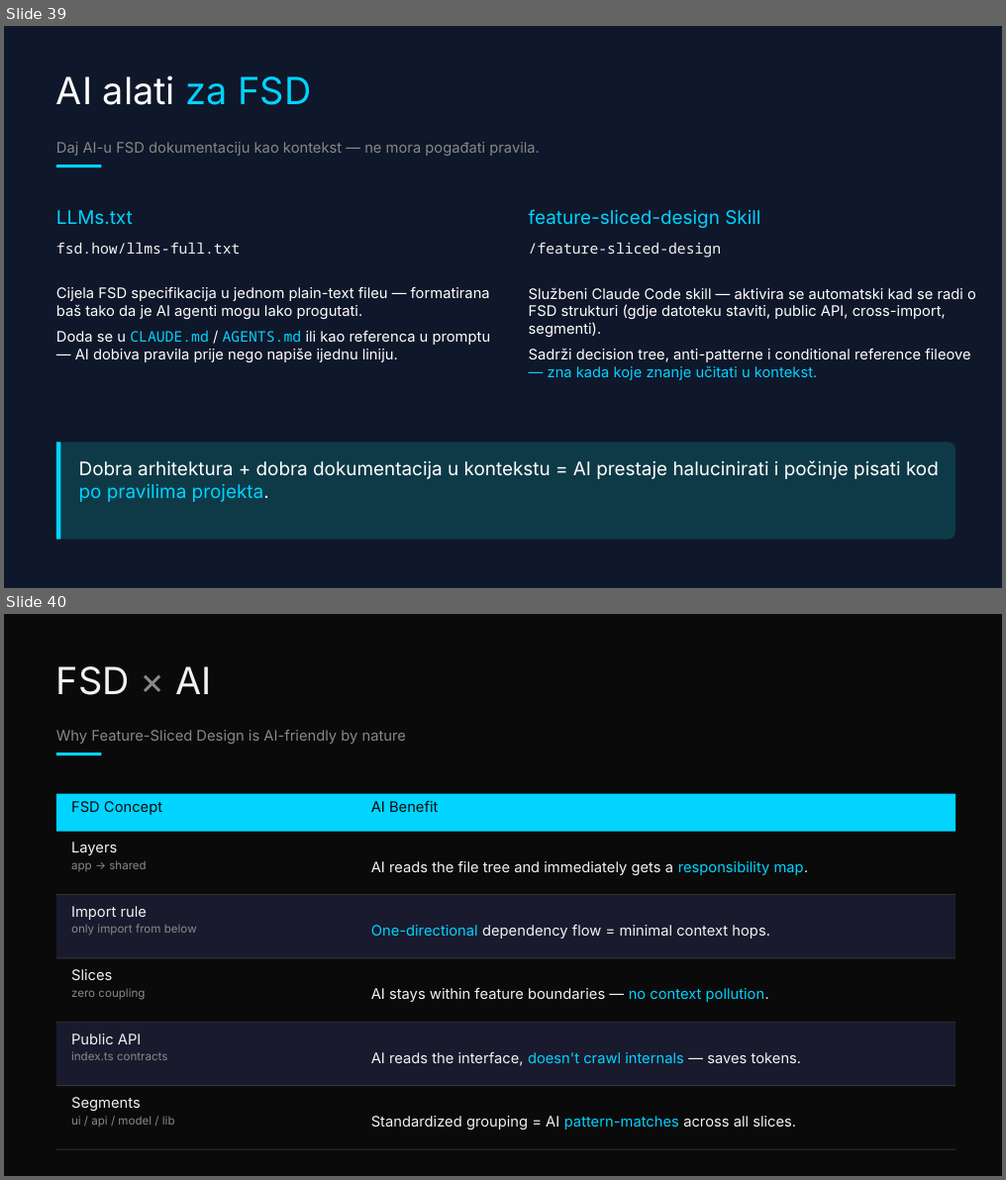
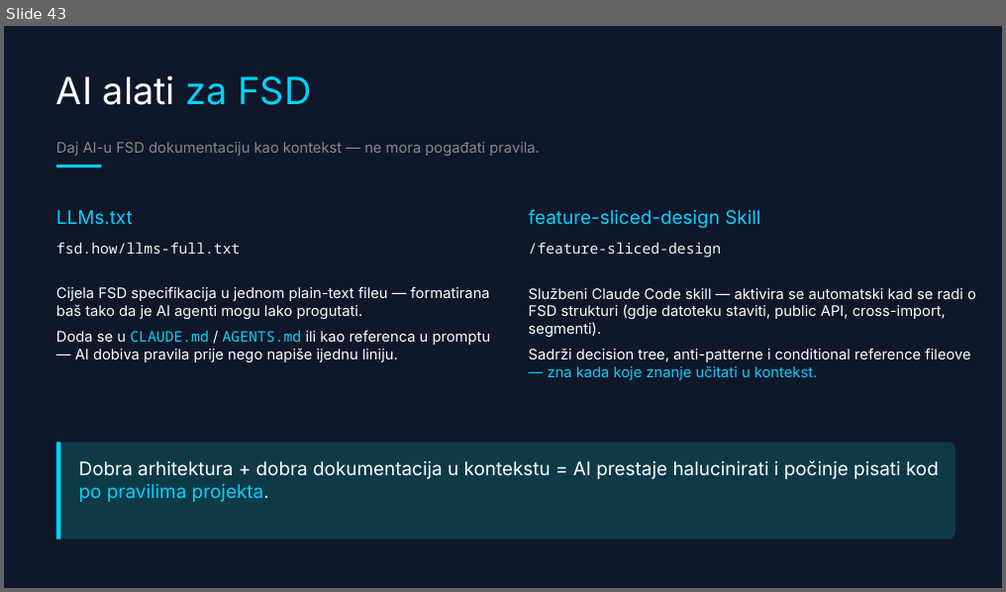
Before and after one commit to doksara/debug-presentation, a slide deck: frontend-arhitektura--dark-tech-with-fsd.pptx. Shown one above the other, each under a label of ours: slides 39 and 40 before the commit, slide 43 after it. The pictures are 1006x1180 and 1006x592 pixels, drawn with LibreOffice and Linux fonts; fonts in the diff are those of the drawing. Boxes give left, top, right and bottom in pixels: in the first picture for what was removed or moved away, otherwise in the second. Text is boxed around its words. In the diff, an @@ line names an element or a change of style, - is before the commit and + after.

```diff
--- a/frontend-arhitektura--dark-tech-with-fsd.pptx
+++ b/frontend-arhitektura--dark-tech-with-fsd.pptx
@@ slide 40 removed at [4, 614, 1002, 1176], background #0A0A0A @@
@@ text removed at [56, 666, 211, 695] @@
-FSD × AI
@@ text removed at [56, 730, 406, 744] @@
-Why Feature-Sliced Design is AI-friendly by nature
@@ rectangle removed at [56, 753, 101, 756] @@
@@ rectangle removed at [56, 794, 955, 831] @@
@@ text removed at [71, 801, 162, 815] @@
-FSD Concept
@@ text removed at [371, 800, 438, 812] @@
-AI Benefit
@@ text removed at [71, 842, 146, 871] @@
-Layers
-app → shared
@@ text removed at [371, 861, 809, 875] @@
-AI reads the file tree and immediately gets a responsibility map.
@@ rectangle removed at [56, 894, 955, 895] @@
@@ rectangle removed at [56, 895, 955, 959] @@
@@ text removed at [71, 906, 197, 935] @@
-Import rule
-only import from below
@@ text removed at [371, 925, 770, 939] @@
-One-directional dependency flow = minimal context hops.
@@ rectangle removed at [56, 958, 955, 959] @@
@@ text removed at [71, 969, 145, 1000] @@
-Slices
-zero coupling
@@ text removed at [371, 987, 769, 1002] @@
-AI stays within feature boundaries — no context pollution.
@@ rectangle removed at [56, 1022, 955, 1022] @@
@@ rectangle removed at [56, 1022, 955, 1086] @@
@@ text removed at [71, 1034, 167, 1060] @@
-Public API
-index.ts contracts
@@ text removed at [371, 1053, 802, 1066] @@
-AI reads the interface, doesn't crawl internals — saves tokens.
@@ rectangle removed at [56, 1085, 955, 1086] @@
@@ text removed at [71, 1097, 175, 1127] @@
-Segments
-ui / api / model / lib
@@ text removed at [371, 1116, 796, 1130] @@
-Standardized grouping = AI pattern-matches across all slices.
@@ rectangle removed at [56, 1149, 955, 1150] @@
@@ what was slide 39 is now slide 43 @@
```
Also in this commit, not shown: 9 slides changed, 9 slides added, 5 other slides removed, 5 other files.
